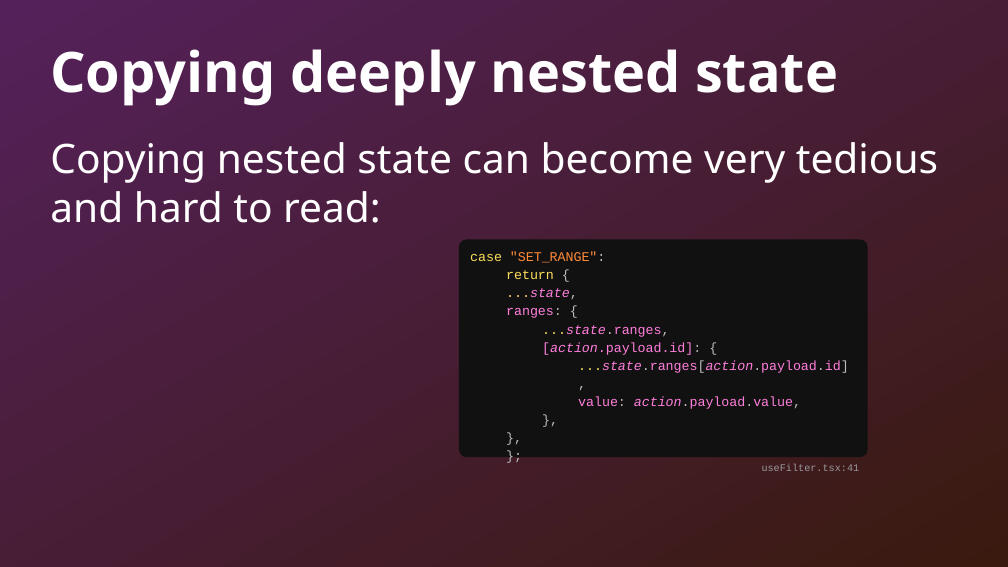
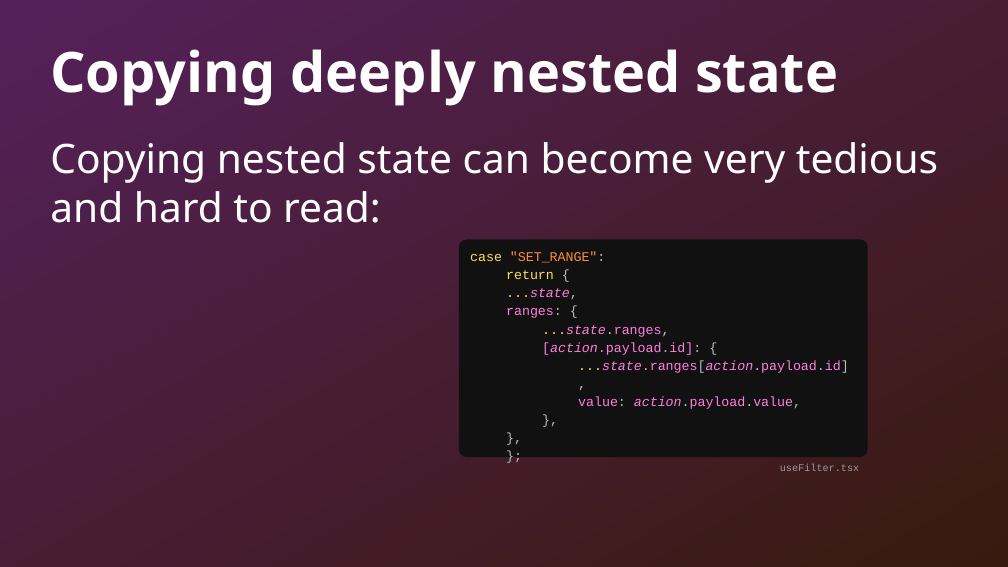
Before and after one commit to dytrws/dytrws, a slide deck: slide 58 of public/slides.odp (slide 57 before the commit). Drawn at 1008x567 pixels with LibreOffice and Linux fonts; fonts in the diff are those of the drawing; background and template pictures are left out. Boxes give left, top, right and bottom in pixels: in the first picture for what was removed or moved away, otherwise in the second. Text is boxed around its words. In the diff, an @@ line names an element or a change of style, - is before the commit and + after.

Commit message:
fixed typo in data, improved slides

```diff
--- a/public/slides.odp
+++ b/public/slides.odp
@@ text at [780,464,859,471]: text changed @@
-useFilter.tsx:41
+useFilter.tsx
```
Also in this commit, not shown: 28 other slides changed, 6 slides added, 4 slides removed, 2 other files.
